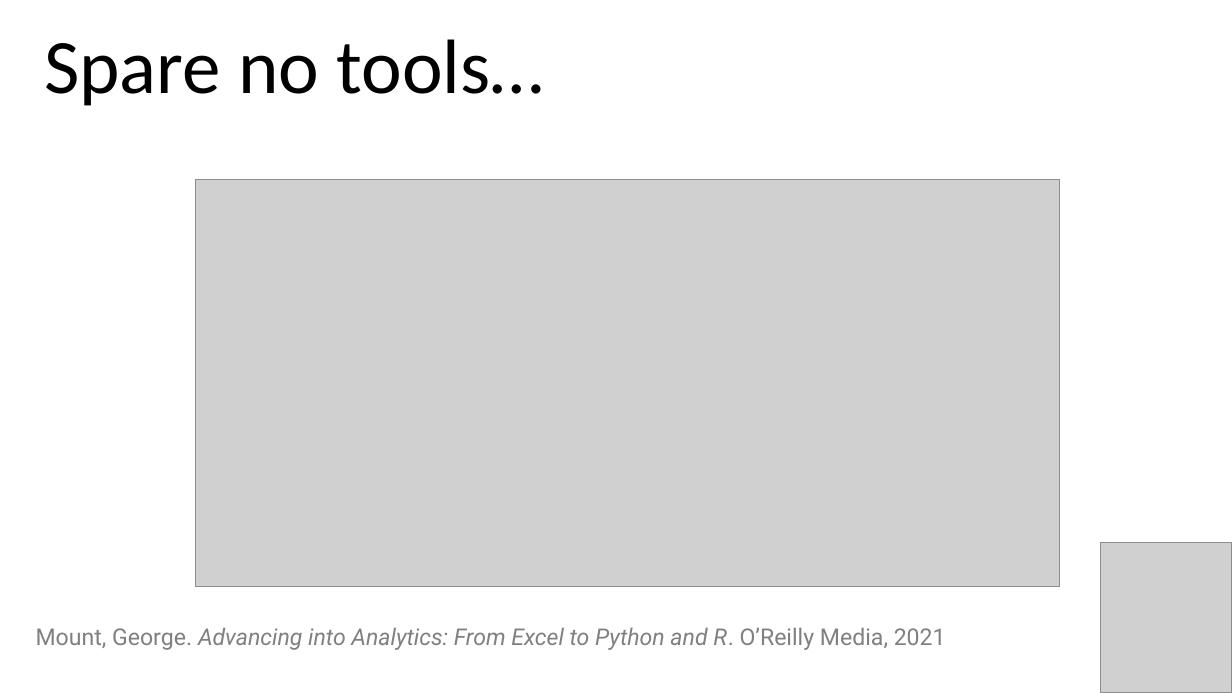
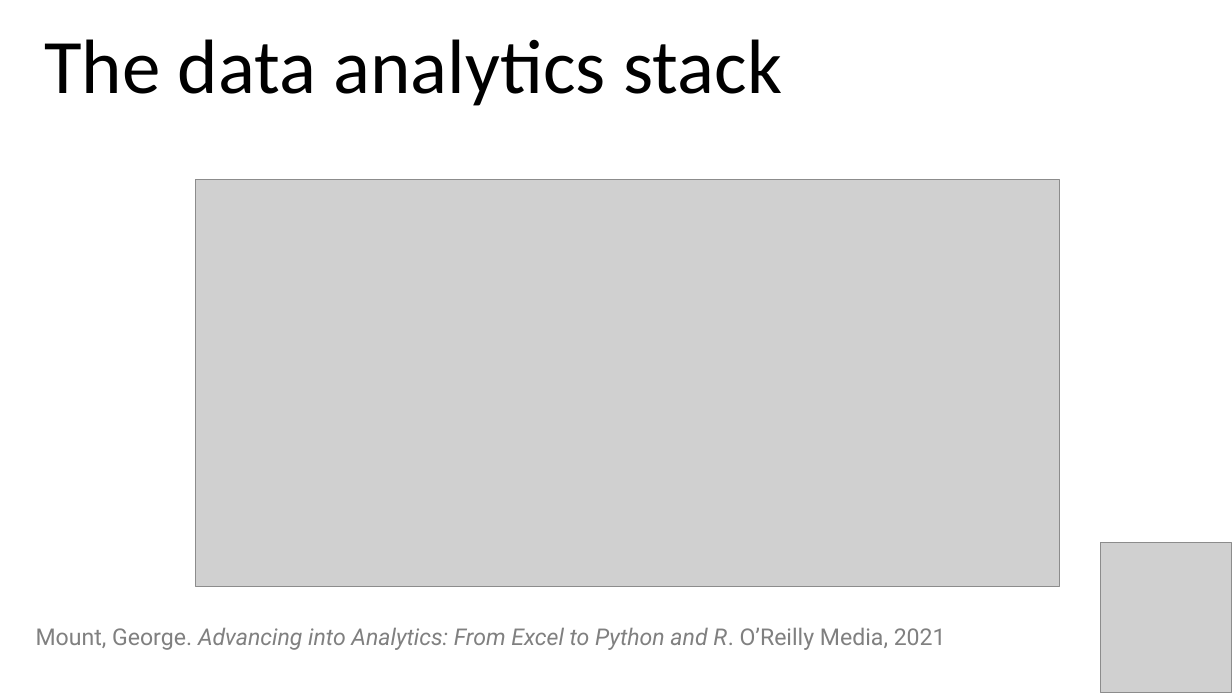
Before and after one commit to stringfestdata/rmb-aina-meetup, a slide deck: slide 3 of rmb-aina-meetup.pptx (slide 6 before the commit). Drawn at 1232x693 pixels with LibreOffice and Linux fonts; fonts in the diff are those of the drawing; grey boxes stand for pictures. Boxes give left, top, right and bottom in pixels: in the first picture for what was removed or moved away, otherwise in the second. Text is boxed around its words. In the diff, an @@ line names an element or a change of style, - is before the commit and + after.

```diff
--- a/rmb-aina-meetup.pptx
+++ b/rmb-aina-meetup.pptx
@@ text at [44,39,782,106]: text changed @@
-Spare no tools…
+The data analytics stack
```
Also in this commit, not shown: 3 other slides changed, 7 slides added, 19 slides removed, 9 other files.
